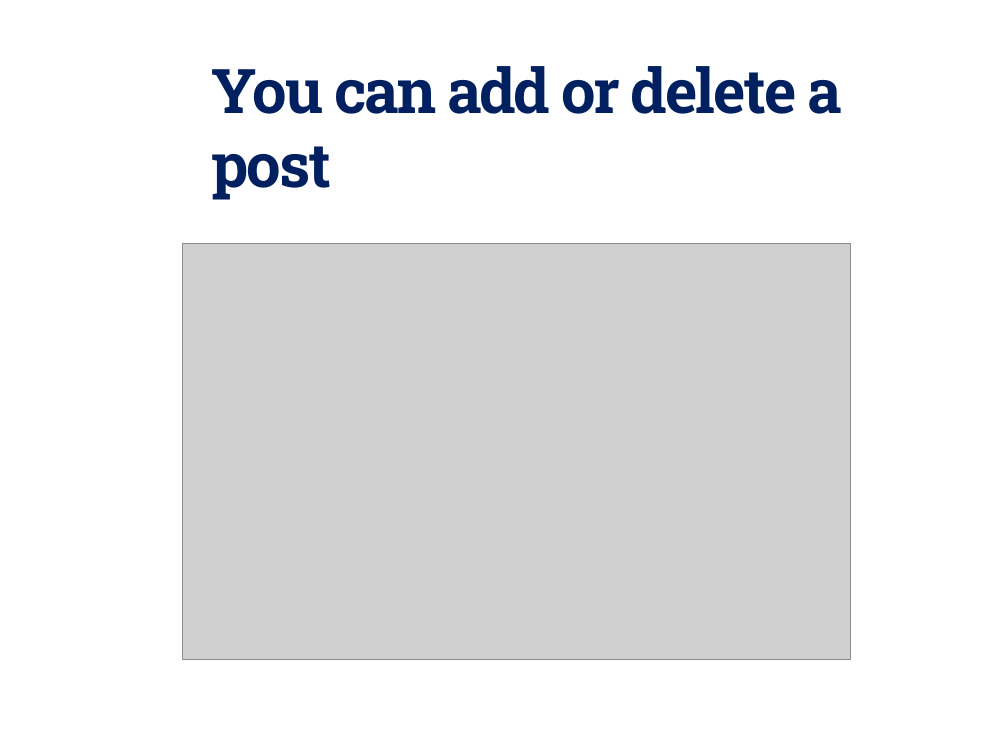
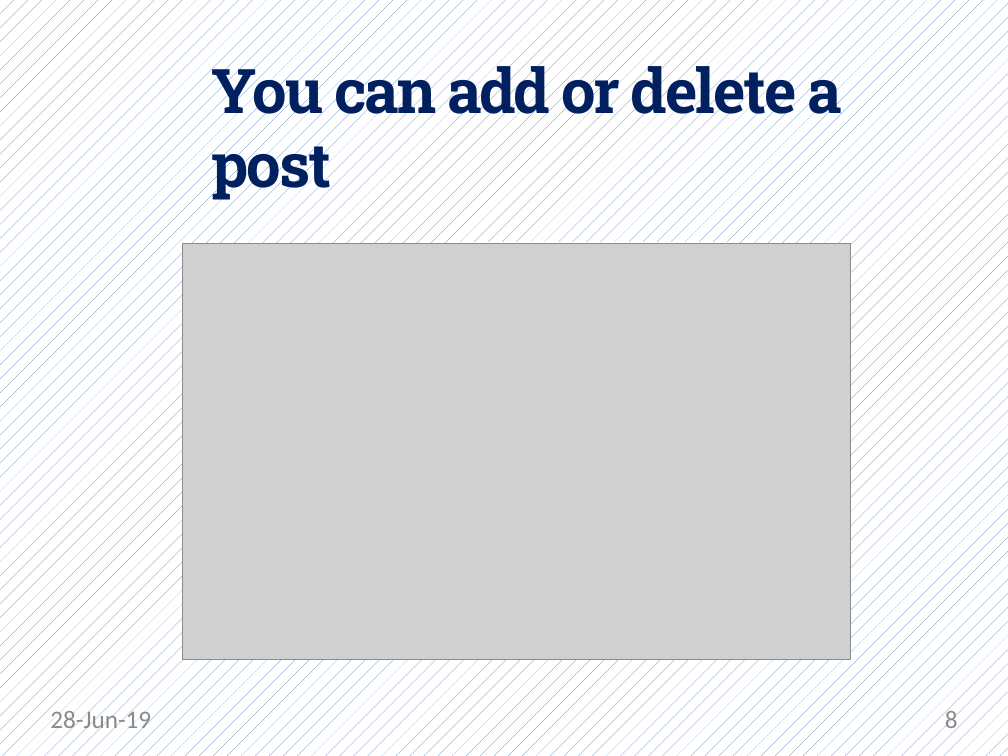
Before and after one commit to Dream-kid/Asp, a slide deck: slide 8 of sgipc.pptx. Drawn at 1008x756 pixels with LibreOffice and Linux fonts; fonts in the diff are those of the drawing; grey boxes stand for pictures. Boxes give left, top, right and bottom in pixels: in the first picture for what was removed or moved away, otherwise in the second. Text is boxed around its words. In the diff, an @@ line names an element or a change of style, - is before the commit and + after.

```diff
--- a/sgipc.pptx
+++ b/sgipc.pptx
@@ background #FFFFFF to pattern #4F81BD on #FFFFFF @@
@@ text added at <box>50,707,151,734</box>, 18 pt, text #8C8C8C @@
+28-Jun-19
@@ page number added at <box>945,711,958,728</box>, 18 pt, text #8C8C8C @@
+8
```
Also in this commit, not shown: 16 other slides changed, 4 slides added, 2 slides removed.
